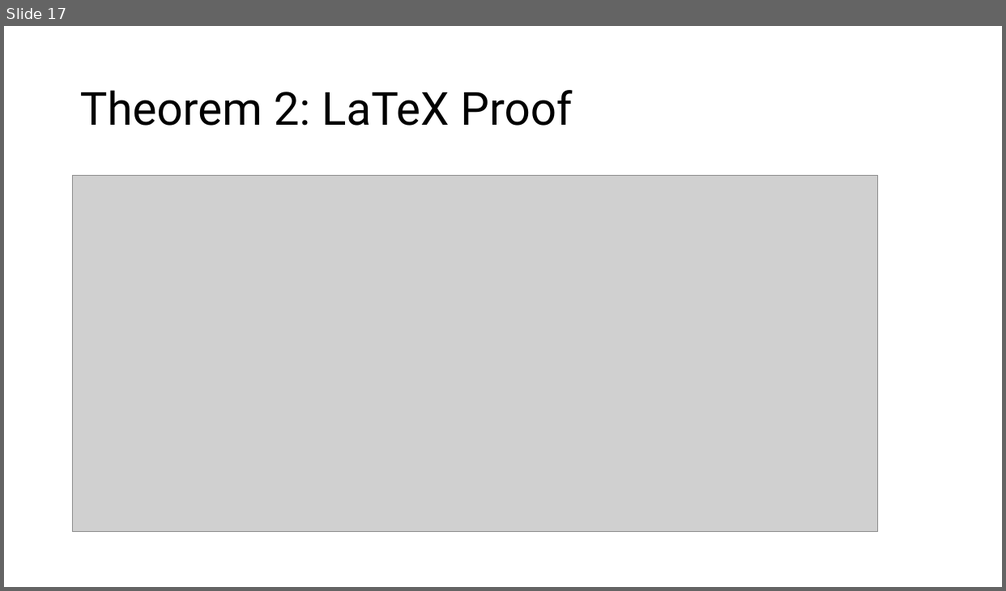
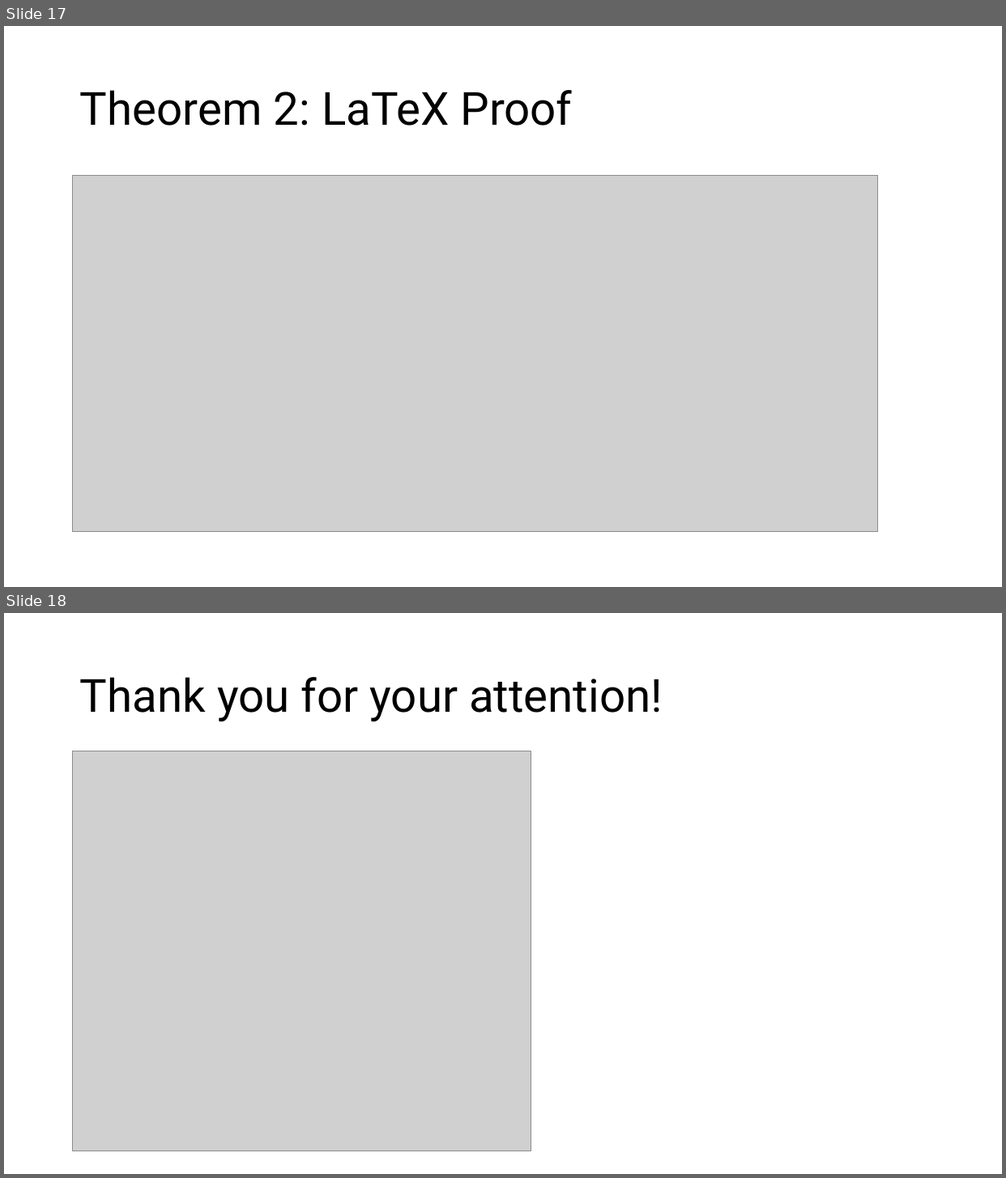
Before and after one commit to matematiflo/CompAssistedMath2024, a slide deck: Lean/Projects/06. Divisibility in rings (Algebra 1)/powerpoint/Lean Präsentation version 08.07.pptx. Shown one above the other, each under a label of ours: slide 17 before the commit, slides 17 and 18 after it. The pictures are 1006x591 and 1006x1178 pixels, drawn with LibreOffice and Linux fonts; fonts in the diff are those of the drawing; grey boxes stand for pictures. Boxes give left, top, right and bottom in pixels: in the first picture for what was removed or moved away, otherwise in the second. Text is boxed around its words. In the diff, an @@ line names an element or a change of style, - is before the commit and + after.

```diff
--- a/Lean/Projects/06. Divisibility in rings (Algebra 1)/powerpoint/Lean Präsentation version 08.07.pptx
+++ b/Lean/Projects/06. Divisibility in rings (Algebra 1)/powerpoint/Lean Präsentation version 08.07.pptx
@@ slide 18 added at (4, 613, 1002, 1174), background #FFFFFF @@
@@ title added at (80, 677, 663, 722), 44 pt, text #000000 @@
+Thank you for your attention!
@@ picture added at (73, 752, 531, 1152) @@
```
Also in this commit, not shown: 1 slide changed.
